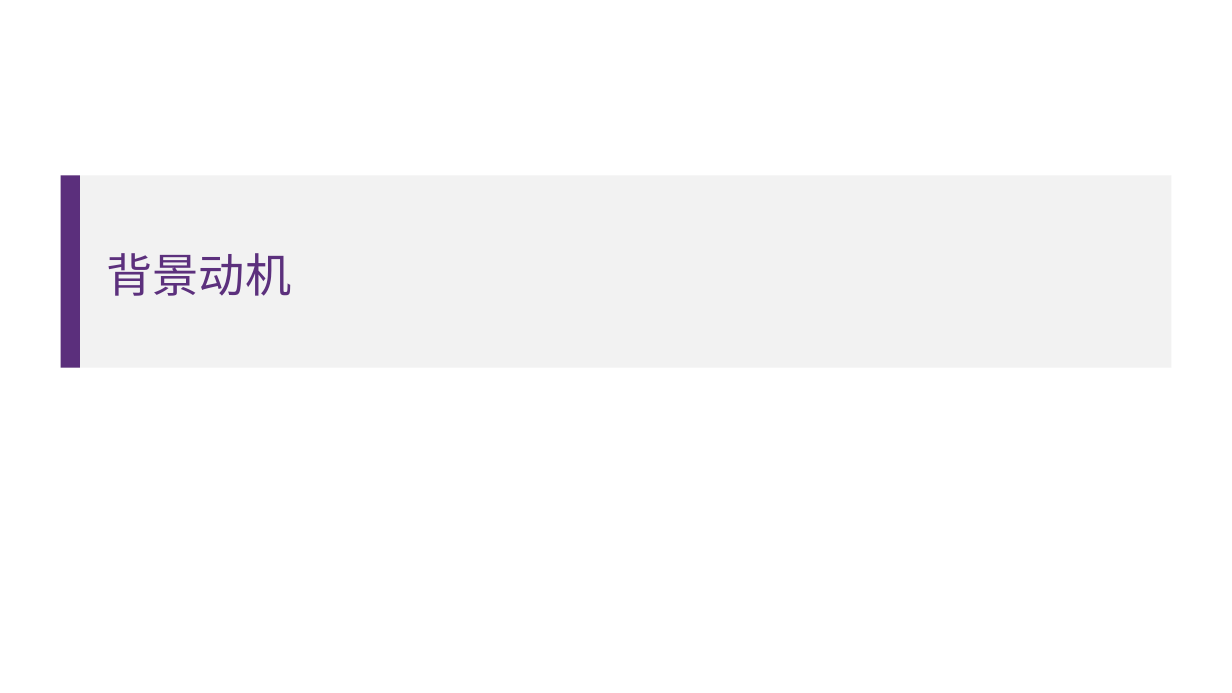
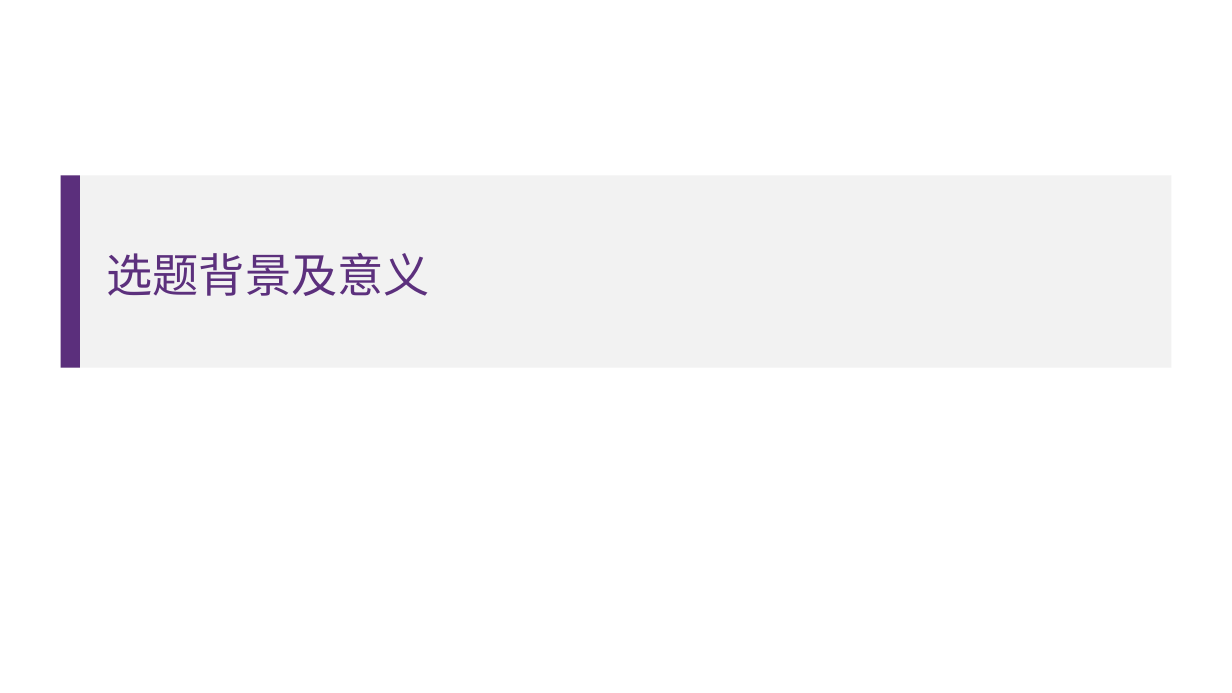
Before and after one commit to nubbi3/graduation-projects, a slide deck: slide 3 of PPT/30號答辯ppt(初版).pptx. Drawn at 1232x693 pixels with LibreOffice and Linux fonts; fonts in the diff are those of the drawing. Boxes give left, top, right and bottom in pixels: in the first picture for what was removed or moved away, otherwise in the second. Text is boxed around its words. In the diff, an @@ line names an element or a change of style, - is before the commit and + after.

```diff
--- a/PPT/30號答辯ppt(初版).pptx
+++ b/PPT/30號答辯ppt(初版).pptx
@@ title at [107, 253, 430, 296]: text changed; font Arial to Lato @@
-背景动机
+选题背景及意义
```
Also in this commit, not shown: 9 other slides changed, 2 slides added, 2 slides removed, 2 other files.
